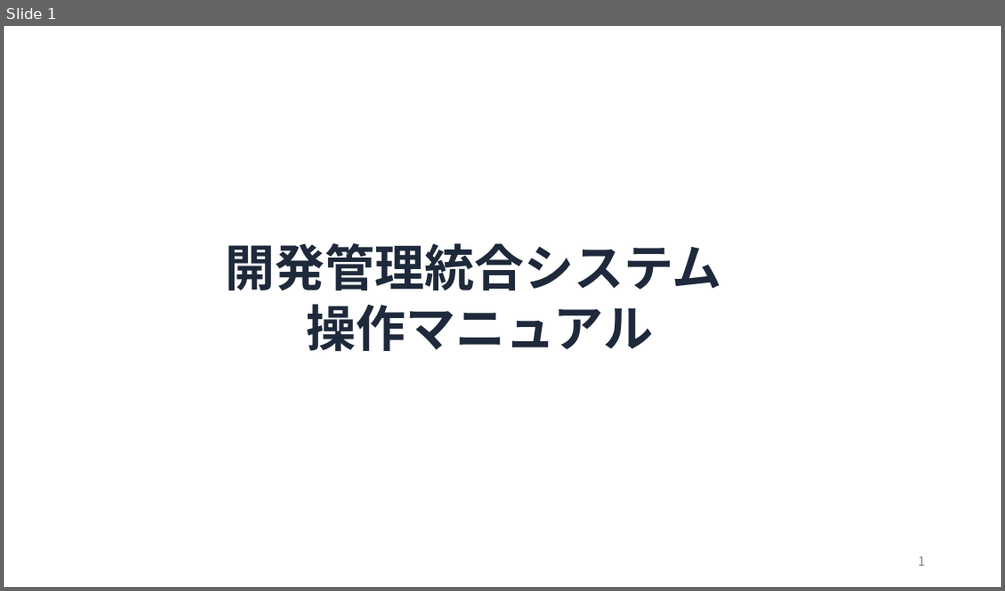
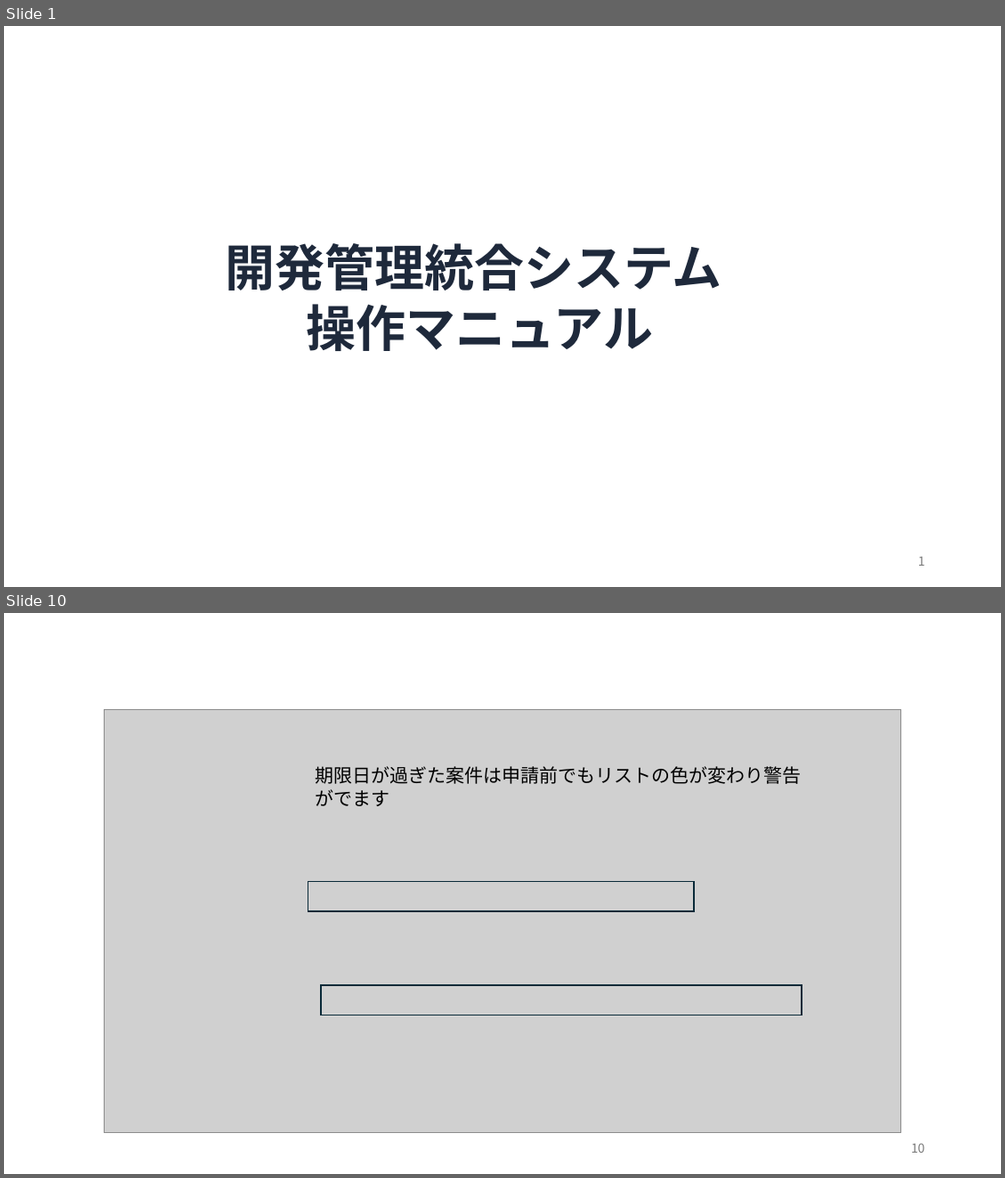
Before and after one commit to y-kagajapan/quest_1, a slide deck: doc/開発管理統合システム操作マニュアル.pptx. Shown one above the other, each under a label of ours: slide 1 before the commit, slides 1 and 10 after it; the slides between them are not shown. The pictures are 1005x591 and 1005x1178 pixels, drawn with LibreOffice and Linux fonts; fonts in the diff are those of the drawing; grey boxes stand for pictures; background and template pictures are left out. Boxes give left, top, right and bottom in pixels: in the first picture for what was removed or moved away, otherwise in the second. Text is boxed around its words. In the diff, an @@ line names an element or a change of style, - is before the commit and + after.

```diff
--- a/doc/開発管理統合システム操作マニュアル.pptx
+++ b/doc/開発管理統合システム操作マニュアル.pptx
@@ slide 10 added at (x1=4, y1=613, x2=1001, y2=1174), background #FFFFFF @@
@@ picture added at (x1=104, y1=709, x2=901, y2=1134) @@
@@ text added at (x1=316, y1=766, x2=801, y2=806), 18 pt, text #000000 @@
+期限日が過ぎた案件は申請前でもリストの色が変わり警告がでます
@@ rectangle added at (x1=307, y1=882, x2=694, y2=911), outline #092A39 1.5 pt @@
@@ rectangle added at (x1=321, y1=985, x2=802, y2=1015), outline #092A39 1.5 pt @@
@@ page number added at (x1=911, y1=1143, x2=925, y2=1152), 12 pt, text #797979 @@
+10
```
Also in this commit, not shown: 3 slides changed, 38 other slides added, 8 slides removed.
